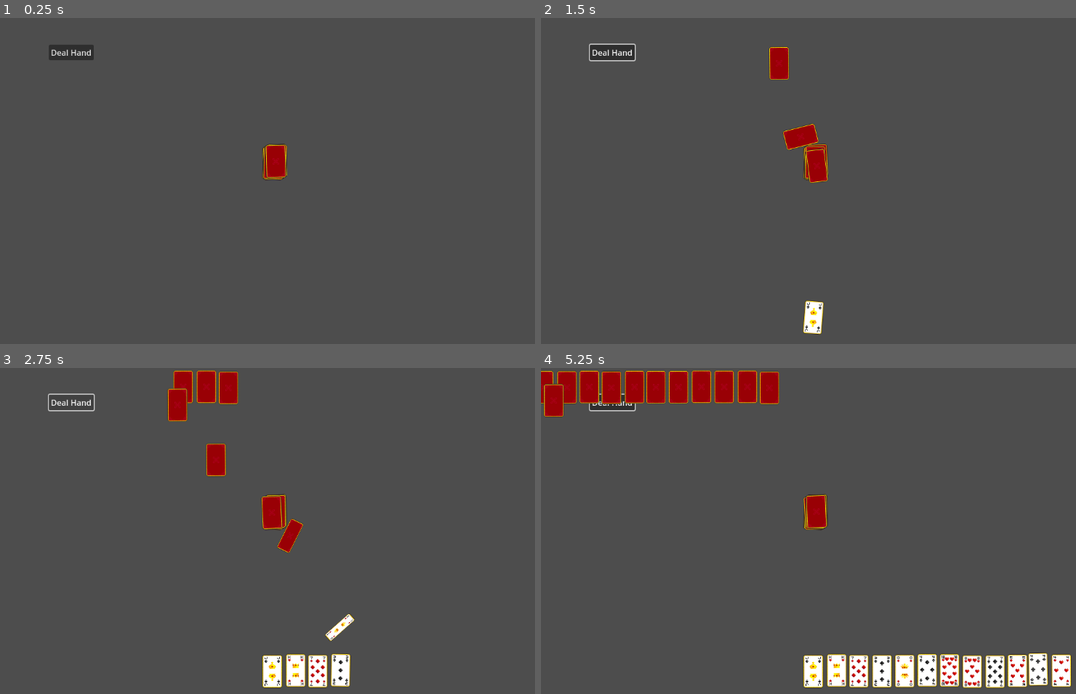
Above: before the commit, frames 1-4 (two rows, left to right).
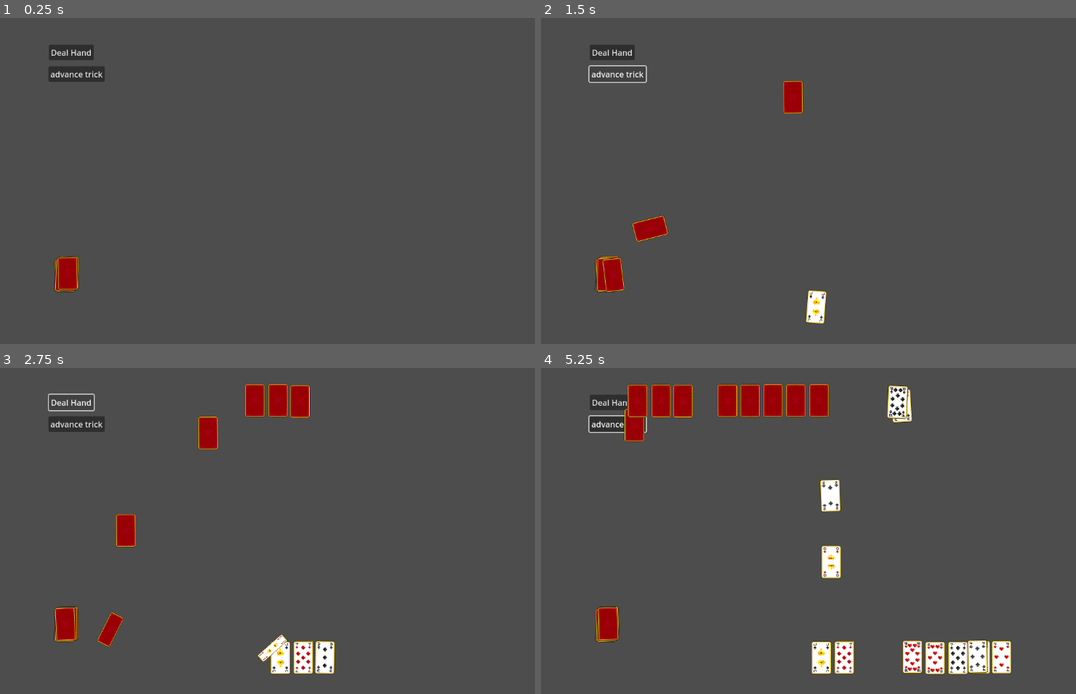
Above: after the commit, the same moments.

Repository: gneeqo/CardInterface2
Game: Godot game, scene res://Game Logic/Scenes/main.tscn
Two runs of this game, one before a commit and one after it. Both use one fixed random seed, a clock stepped at 60 frames per second and the inputs below.
Inputs (mouse positions are in pixels of both pictures, inside the frame that each line leads up to):
- Up to frame 1 (0.25 s): no input
- Up to frame 2 (1.5 s): click "Deal Hand" at 0.5 s; click (615, 73) at 1.25 s, where only the run after the commit has a clickable "advance trick"
- Up to frame 3 (2.75 s): click "Deal Hand" at 2 s
- Up to frame 4 (5.25 s): click (615, 423) at 2.75 s, where only the run after the commit has a clickable "advance trick"; click "Deal Hand" at 3.5 s; click (615, 423) at 4.25 s, where only the run after the commit has a clickable "advance trick"; move the mouse to (958, 514) at 5.02 s; tap A (Automate) at 5.1 s

The runs differ from the first frame. In frame 1, 1.4% of the frame differs, in the area x 9-54%, y 14-85%; in frame 2, 3.3%; in frame 3, 7.7%; in frame 4, 13%, in the area x 0-100%, y 0-99%.
Error after the commit: Out of bounds get index '-1' (on base: 'Array[Card]') (res://Game)

Commit message:
trick offsets and lining up hand positions

Diff:
--- a/Factories/action_factory.gd
+++ b/Factories/action_factory.gd
@@ -36,6 +36,24 @@
 
 	return newAction
 
+static func fade(opacity:float,duration:float,\
+eased:bool = true, ease_type:Action.EaseType = Action.EaseType.easeInOutSine,\
+ drift:float = 0 ,blocking:bool = false,looping:bool = false, oscillating:bool = false)->Fade:
+	var newAction = Fade.new()
+
+	newAction.target_opacity = opacity
+	newAction.drift = drift
+	newAction.duration = duration
+	newAction.eased = eased
+	newAction.ease_type = ease_type
+	newAction.blocking = blocking
+	newAction.looping = looping
+	newAction.oscillating = oscillating
+
+
+	return newAction
+
+
 static func scale_to(scale:Vector2,duration:float,\
 eased:bool = true, ease_type:Action.EaseType = Action.EaseType.easeInOutSine,\
  drift:float = 0 ,blocking:bool = false,looping:bool = false, oscillating:bool = false)->Scale:
--- a/Factories/behavior_factory.gd
+++ b/Factories/behavior_factory.gd
@@ -18,10 +18,19 @@
  eased:bool = true, ease_type:Action.EaseType = Action.EaseType.easeInOutSine) -> Executor:
 	var new_executor = ExecAutoActivate.new()
 	new_executor.add_child(ActionFactory.rotate_to(angle,duration,eased,ease_type,drift))
+
+	return new_executor
+
+static func fade(opacity:float, duration:float , drift:float = 0 ,\
+ eased:bool = true, ease_type:Action.EaseType = Action.EaseType.easeInOutSine) -> Executor:
+	var new_executor = ExecAutoActivate.new()
+	new_executor.add_child(ActionFactory.fade(opacity,duration,eased,ease_type,drift))
+
 	return new_executor
 
 static func scale(new_scale:Vector2, duration:float , drift:float = 0 ,\
  eased:bool = true, ease_type:Action.EaseType = Action.EaseType.easeInOutSine) -> Executor:
 	var new_executor = ExecAutoActivate.new()
 	new_executor.add_child(ActionFactory.scale_to(new_scale,duration,eased,ease_type,drift))
+
 	return new_executor
--- a/Game Logic/Scenes/Play Spaces/four_players.tscn
+++ b/Game Logic/Scenes/Play Spaces/four_players.tscn
@@ -37,63 +37,60 @@
 metadata/_edit_use_anchors_ = true
 
 [node name="Deck" type="Node2D" parent="."]
-position = Vector2(541, 289)
+position = Vector2(128, 512)
 script = ExtResource("2_is0j2")
 metadata/_custom_type_script = "uid://blir3brgd8gff"
 
 [node name="P1" type="Node2D" parent="."]
-position = Vector2(448, 600)
+position = Vector2(512, 576)
 script = ExtResource("3_q56tl")
 metadata/_custom_type_script = "uid://y2q4a2aj6rf6"
 
 [node name="P1Hand" type="Node2D" parent="P1"]
-position = Vector2(0, -1)
 script = ExtResource("4_q56tl")
 face_up = true
 metadata/_custom_type_script = "uid://dgq8afktykbss"
 
 [node name="P1Winnings" type="Node2D" parent="P1"]
-position = Vector2(-64, 7.99998)
+position = Vector2(-64, -2.28882e-05)
 script = ExtResource("5_v2tka")
 face_up = true
 metadata/_custom_type_script = "uid://bouxq6yh6afjh"
 
 [node name="P2" type="Node2D" parent="."]
-position = Vector2(64, 376)
-rotation = -1.58667
+position = Vector2(64, 256)
+rotation = 1.5708
 script = ExtResource("3_q56tl")
 metadata/_custom_type_script = "uid://y2q4a2aj6rf6"
 
 [node name="P2Hand" type="Node2D" parent="P2"]
-position = Vector2(0, -1)
 script = ExtResource("4_q56tl")
 metadata/_custom_type_script = "uid://dgq8afktykbss"
 
 [node name="P2Winnings" type="Node2D" parent="P2"]
-position = Vector2(-71.991, -1.14271)
+position = Vector2(-64, 0)
 script = ExtResource("5_v2tka")
 face_up = true
 metadata/_custom_type_script = "uid://bouxq6yh6afjh"
 
 [node name="P3" type="Node2D" parent="."]
-position = Vector2(584, 64)
+position = Vector2(640, 64)
 rotation = -3.13293
 script = ExtResource("3_q56tl")
 metadata/_custom_type_script = "uid://y2q4a2aj6rf6"
 
 [node name="P3Hand" type="Node2D" parent="P3"]
-position = Vector2(0, -1)
 script = ExtResource("4_q56tl")
 metadata/_custom_type_script = "uid://dgq8afktykbss"
 
 [node name="P3Winnings" type="Node2D" parent="P3"]
-position = Vector2(-55.9979, 0.484834)
+position = Vector2(-64, 0)
 script = ExtResource("5_v2tka")
 face_up = true
 metadata/_custom_type_script = "uid://bouxq6yh6afjh"
 
 [node name="P4" type="Node2D" parent="."]
-position = Vector2(1088, 320)
+position = Vector2(1088, 384)
 rotation = -1.5708
 script = ExtResource("3_q56tl")
 metadata/_custom_type_script = "uid://y2q4a2aj6rf6"
@@ -110,10 +107,25 @@
 metadata/_custom_type_script = "uid://bouxq6yh6afjh"
 
 [node name="Trick" type="Node2D" parent="."]
-position = Vector2(432, 288)
+position = Vector2(576, 320)
 script = ExtResource("5_is0j2")
 face_up = true
 metadata/_custom_type_script = "uid://doe4nq37ji62e"
 
+[node name="Anchor1" type="Node2D" parent="Trick"]
+position = Vector2(0, 64)
+
+[node name="Anchor2" type="Node2D" parent="Trick"]
+position = Vector2(-64, 0)
+rotation = 1.5708
+
+[node name="Anchor3" type="Node2D" parent="Trick"]
+position = Vector2(0, -64)
+rotation = -3.14159
+
+[node name="Anchor4" type="Node2D" parent="Trick"]
+position = Vector2(64, 0)
+rotation = -1.5708
+
 [connection signal="pressed" from="referee/Button" to="referee" method="_on_button_pressed"]
 [connection signal="pressed" from="referee/advance trick" to="referee" method="_on_advance_trick_pressed"]
--- a/Game Logic/Scenes/Play Spaces/six_players.tscn
+++ b/Game Logic/Scenes/Play Spaces/six_players.tscn
@@ -27,15 +27,23 @@
 "
 metadata/_edit_use_anchors_ = true
 
+[node name="advance trick" type="Button" parent="referee"]
+offset_left = 96.0
+offset_top = 96.0
+offset_right = 185.0
+offset_bottom = 127.0
+text = "advance trick
+"
+metadata/_edit_use_anchors_ = true
+
 [node name="Deck" type="Node2D" parent="."]
-position = Vector2(541, 289)
+position = Vector2(128, 512)
 script = ExtResource("2_n1thx")
 metadata/_custom_type_script = "uid://blir3brgd8gff"
 
 [node name="P1" type="Node2D" parent="."]
-position = Vector2(192, 616)
+position = Vector2(320, 576)
 script = ExtResource("3_ojjv5")
-is_human = true
 metadata/_custom_type_script = "uid://y2q4a2aj6rf6"
 
 [node name="P1Hand" type="Node2D" parent="P1"]
@@ -50,7 +58,7 @@
 metadata/_custom_type_script = "uid://bouxq6yh6afjh"
 
 [node name="P2" type="Node2D" parent="."]
-position = Vector2(64, 248)
+position = Vector2(64, 256)
 rotation = 1.5708
 script = ExtResource("3_ojjv5")
 metadata/_custom_type_script = "uid://y2q4a2aj6rf6"
@@ -67,18 +75,17 @@
 metadata/_custom_type_script = "uid://bouxq6yh6afjh"
 
 [node name="P3" type="Node2D" parent="."]
-position = Vector2(368, 64)
+position = Vector2(512, 64)
 rotation = -3.13293
 script = ExtResource("3_ojjv5")
 metadata/_custom_type_script = "uid://y2q4a2aj6rf6"
 
 [node name="P3Hand" type="Node2D" parent="P3"]
-position = Vector2(0, -1)
 script = ExtResource("4_ojjv5")
 metadata/_custom_type_script = "uid://dgq8afktykbss"
 
 [node name="P3Winnings" type="Node2D" parent="P3"]
-position = Vector2(-79.9971, 0.69262)
+position = Vector2(-64, 0.693)
 script = ExtResource("5_ymddk")
 face_up = true
 metadata/_custom_type_script = "uid://bouxq6yh6afjh"
@@ -90,7 +97,6 @@
 metadata/_custom_type_script = "uid://y2q4a2aj6rf6"
 
 [node name="P4Hand" type="Node2D" parent="P4"]
-position = Vector2(0, -1)
 script = ExtResource("4_ojjv5")
 metadata/_custom_type_script = "uid://dgq8afktykbss"
 
@@ -107,7 +113,6 @@
 metadata/_custom_type_script = "uid://y2q4a2aj6rf6"
 
 [node name="P5Hand" type="Node2D" parent="P5"]
-position = Vector2(0, -1)
 script = ExtResource("4_ojjv5")
 metadata/_custom_type_script = "uid://dgq8afktykbss"
 
@@ -118,26 +123,48 @@
 metadata/_custom_type_script = "uid://bouxq6yh6afjh"
 
 [node name="P6" type="Node2D" parent="."]
-position = Vector2(576, 616)
+position = Vector2(640, 576)
 scale = Vector2(1, 1)
 script = ExtResource("3_ojjv5")
 metadata/_custom_type_script = "uid://y2q4a2aj6rf6"
 
 [node name="P6Hand" type="Node2D" parent="P6"]
-position = Vector2(-8, -1.19209e-07)
 script = ExtResource("4_ojjv5")
 metadata/_custom_type_script = "uid://dgq8afktykbss"
 
 [node name="P6Winnings" type="Node2D" parent="P6"]
-position = Vector2(-72, -3.57628e-07)
+position = Vector2(-64, 0)
 script = ExtResource("5_ymddk")
 face_up = true
 metadata/_custom_type_script = "uid://bouxq6yh6afjh"
 
 [node name="Trick" type="Node2D" parent="."]
-position = Vector2(432, 288)
+position = Vector2(576, 320)
 script = ExtResource("5_n1thx")
 face_up = true
 metadata/_custom_type_script = "uid://doe4nq37ji62e"
 
+[node name="Anchor1" type="Node2D" parent="Trick"]
+position = Vector2(-64, 64)
+
+[node name="Anchor2" type="Node2D" parent="Trick"]
+position = Vector2(-128, 0)
+rotation = 1.5708
+
+[node name="Anchor3" type="Node2D" parent="Trick"]
+position = Vector2(-64, -64)
+rotation = -3.14159
+
+[node name="Anchor4" type="Node2D" parent="Trick"]
+position = Vector2(64, -64)
+rotation = -3.14159
+
+[node name="Anchor5" type="Node2D" parent="Trick"]
+position = Vector2(128, 0)
+rotation = -1.5708
+
+[node name="Anchor6" type="Node2D" parent="Trick"]
+position = Vector2(64, 64)
+
 [connection signal="pressed" from="referee/Button" to="referee" method="_on_button_pressed"]
+[connection signal="pressed" from="referee/advance trick" to="referee" method="_on_advance_trick_pressed"]
--- a/Game Logic/Scenes/Play Spaces/two_players.tscn
+++ b/Game Logic/Scenes/Play Spaces/two_players.tscn
@@ -27,13 +27,22 @@
 "
 metadata/_edit_use_anchors_ = true
 
+[node name="advance trick" type="Button" parent="referee"]
+offset_left = 96.0
+offset_top = 96.0
+offset_right = 185.0
+offset_bottom = 127.0
+text = "advance trick
+"
+metadata/_edit_use_anchors_ = true
+
 [node name="Deck" type="Node2D" parent="."]
-position = Vector2(541, 289)
+position = Vector2(128, 512)
 script = ExtResource("2_rfg22")
 metadata/_custom_type_script = "uid://blir3brgd8gff"
 
 [node name="P1" type="Node2D" parent="."]
-position = Vector2(496, 603)
+position = Vector2(512, 576)
 script = ExtResource("1_g3bv0")
 metadata/_custom_type_script = "uid://y2q4a2aj6rf6"
 
@@ -44,13 +53,13 @@
 metadata/_custom_type_script = "uid://dgq8afktykbss"
 
 [node name="P1Winnings" type="Node2D" parent="P1"]
-position = Vector2(116, -2)
+position = Vector2(-64, 0)
 script = ExtResource("5_ov3kl")
 face_up = true
 metadata/_custom_type_script = "uid://bouxq6yh6afjh"
 
 [node name="P2" type="Node2D" parent="."]
-position = Vector2(498, 37)
+position = Vector2(640, 64)
 rotation = 3.14159
 script = ExtResource("1_g3bv0")
 metadata/_custom_type_script = "uid://y2q4a2aj6rf6"
@@ -61,15 +70,23 @@
 metadata/_custom_type_script = "uid://dgq8afktykbss"
 
 [node name="P2Winnings" type="Node2D" parent="P2"]
-position = Vector2(116, 3)
+position = Vector2(-72, 5.00679e-06)
 script = ExtResource("5_ov3kl")
 face_up = true
 metadata/_custom_type_script = "uid://bouxq6yh6afjh"
 
 [node name="Trick" type="Node2D" parent="."]
-position = Vector2(432, 288)
+position = Vector2(576, 320)
 script = ExtResource("5_rfg22")
 face_up = true
 metadata/_custom_type_script = "uid://doe4nq37ji62e"
 
+[node name="Anchor1" type="Node2D" parent="Trick"]
+position = Vector2(0, 64)
+
+[node name="Anchor2" type="Node2D" parent="Trick"]
+position = Vector2(0, -64)
+rotation = 3.14159
+
 [connection signal="pressed" from="referee/Button" to="referee" method="_on_button_pressed"]
+[connection signal="pressed" from="referee/advance trick" to="referee" method="_on_advance_trick_pressed"]
--- a/Game Logic/Scripts/Card Groups/card_group.gd
+++ b/Game Logic/Scripts/Card Groups/card_group.gd
@@ -53,7 +53,7 @@
 	return global_position
 
 func _new_card_rotation()->float:
-	return rotation
+	return global_rotation
 
 
 func random_card()->Card:
--- a/Game Logic/Scripts/Card Groups/pile.gd
+++ b/Game Logic/Scripts/Card Groups/pile.gd
@@ -5,4 +5,4 @@
 	,global_position.y + randf_range(-10,10))
 
 func _new_card_rotation()->float:
-	return global_rotation + randf_range(-1,1)
+	return global_rotation + randf_range(-0.2,0.2)
--- a/Game Logic/Scripts/Card Groups/trick.gd
+++ b/Game Logic/Scripts/Card Groups/trick.gd
@@ -1 +1,17 @@
 class_name Trick extends CardGroup
+
+var anchors:Array[Node2D]
+var referee : Referee
+
+func _ready():
+	referee = get_node_or_null("../referee")
+	if referee == null:
+		print("Game cannot start without referee!")
+	for child in get_children():
+		anchors.push_back(child)
+
+func _new_card_offset():
+	return anchors[referee.players.find(referee.active_player)].global_position
+
+func _new_card_rotation():
+	return anchors[referee.players.find(referee.active_player)].global_rotation
--- a/Game Logic/Scripts/card.gd
+++ b/Game Logic/Scripts/card.gd
@@ -70,7 +70,7 @@
 		add_child(BehaviorFactory.scale(Vector2(1,1),travel_duration))
 
 	#not using this for anything right now
-	#thought I may need it
+	#may need eventually
 	in_transit = true
 
 
--- a/Game Logic/Scripts/referee.gd
+++ b/Game Logic/Scripts/referee.gd
@@ -24,7 +24,7 @@
 	deal_hand_to_players()
 
 
-func _process(dt:float)->void:
+func _process(_dt:float)->void:
 	#doing this in process so it will start when the final card arrives
 	if trick.cards_in_group.size() == players.size():
 		if turn_index == -1:
